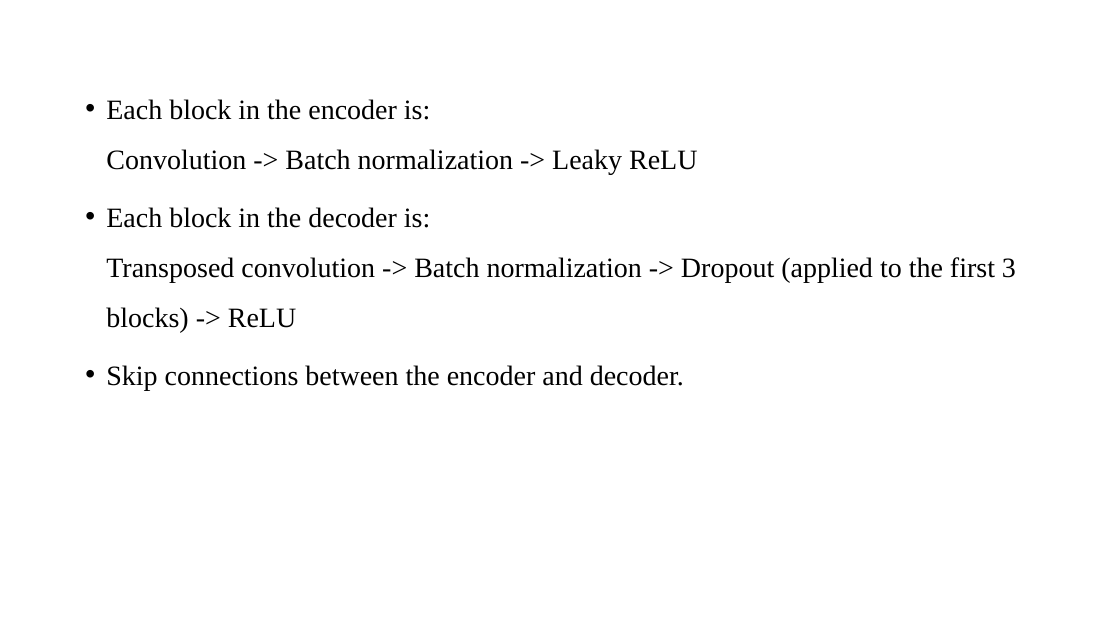
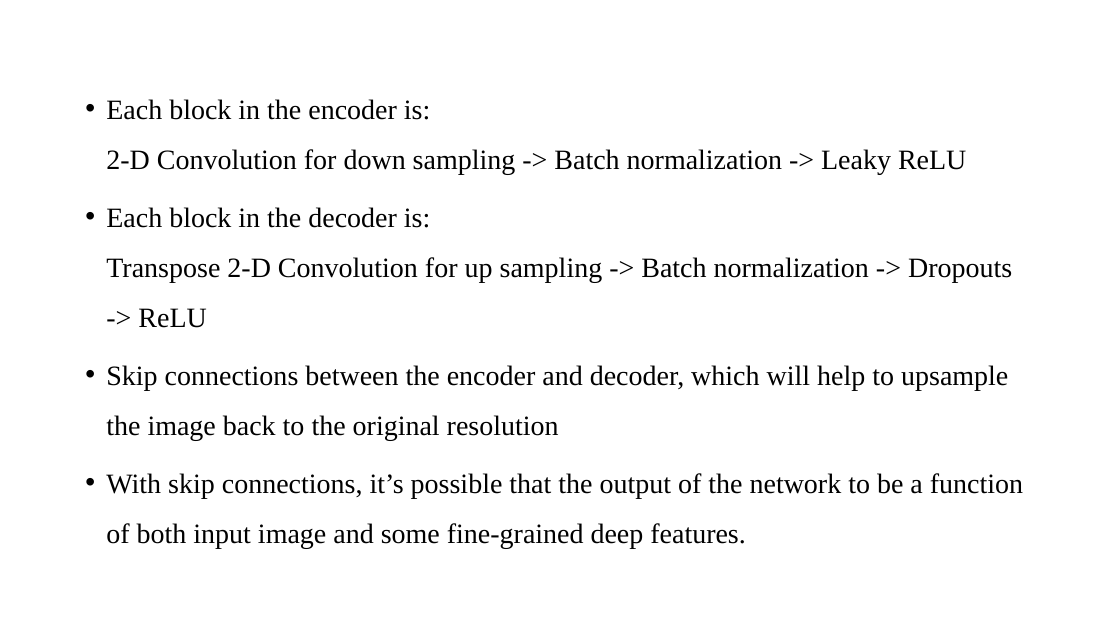
Before and after one commit to sujanW0W/MajorProject, a slide deck: slide 21 of Image Inpainting/Image inpainting.pptx (slide 16 before the commit). Drawn at 1120x630 pixels with LibreOffice and Linux fonts; fonts in the diff are those of the drawing. Boxes give left, top, right and bottom in pixels: in the first picture for what was removed or moved away, otherwise in the second. Text is boxed around its words. In the diff, an @@ line names an element or a change of style, - is before the commit and + after.

```diff
--- a/Image Inpainting/Image inpainting.pptx
+++ b/Image Inpainting/Image inpainting.pptx
@@ text at (106,99,1023,548): text changed @@
-• Each block in the encoder is:
-  Convolution -> Batch normalization -> Leaky ReLU
-• Each block in the decoder is:
-  Transposed convolution -> Batch normalization -> Dropout (applied to the first 3 blocks) -> ReLU
-• Skip connections between the encoder and decoder.
+• Each block in the encoder is:
+  2-D Convolution for down sampling -> Batch normalization -> Leaky ReLU
+• Each block in the decoder is:
+  Transpose 2-D Convolution for up sampling -> Batch normalization -> Dropouts -> ReLU
+• Skip connections between the encoder and decoder, which will help to upsample the image back to the original resolution
+• With skip connections, it’s possible that the output of the network to be a function of both input image and some fine-grained deep features.
```
Also in this commit, not shown: 10 other slides changed, 8 slides added, 1 slide removed, 16 other files.
